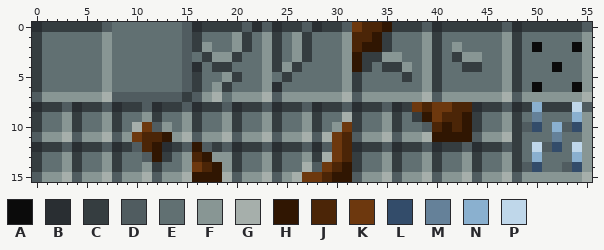
Pixel-art sprite -- images/Minifantasy_DungeonFloorTiles.png. Above: the version before the commit.
The file is 56x16 pixels.
Palette (. is transparent): A #0b0b0b  B #292e32  C #353d40  D #505c60  E #617072  F #889694  G #a6afab  H #301602  J #4b2507  K #6d380e  L #334c6a  M #658199  N #8ab0cf  P #bfd7ea
Pixels before, first column x 0:
 0 BCCCCCCDEEEEEEEDBCCCCDBDBCCDBCCDKJJHCCCDBCCCCCCDBCCCCCCD
 1 CEEEEEEFEEEEEEEDCEEEFCEFCEFCEEEFJJHCEEEFCEEEEEEFCEEEEEEF
 2 CEEEEEEFEEEEEEEDCFEEFCEFCEFCEEEFJHHCEEEFCEFEEEEFCEAEEEAF
 3 CEEEEEEFEEEEEEEDECFFCEEFCEFCEEEFHCCFFEEFCECFFEEFCEEEEEEF
 4 CEEEEEEFEEEEEEEDBECCEEEFCFCEEEEFHCECCFEFCEECCEEFCEEEAEEF
 5 CEEEEEEFEEEEEEEDCEEFCEEFECEEEEEFCEEEECEFCEEEEEEFCEEEEEEF
 6 CEEEEEEFEEEEEEEDCEFCEEEFBEEEEEEFCEEEEEEFCEEEEEEFCEAEEEAF
 7 DFFFFFFGDDDDDDDCDFGEFFFGDFFFFFFGDFFFFFFGDFFFFFFGDFFFFFFG
 8 BCCDBCCDBCCDBCCDBCCDBCCDBCCDBCCDBCCDBCKJKKJJBCCDBCNCCCPD
 9 CEEFCEEFCEEFCEEFCEEFCEEFCEEFCEEGCEEFCECHKJJHCEEFCEMEEENF
10 CEEFCEEFCEGKDFEFCEEFCEEFCEEFCEFKCEEFCEEDJHJHCEEFCDLENDLF
11 DFFGDFFGDFKJJHFGDFFGDFFGDFFGDGKJDFFGDFFGHHHHDFFGCEEEMEEF
12 BCCDBCCDBCDJHBCDHDCDBCCDBCCDBDKJBCCDBCCDBCCDBCCDCEPDLEPF
13 CEEFCEEFCEEDHCEFJHFFCEEFCEEFCGKJCEEFCEEFCEEFCEEFCENEEENF
14 CEEFCEEFCEEFCEEFKJHFCEEFCEEGDKJHCEEFCEEFCEEFCEEFCDLEEDLF
15 DFFGDFFGDFFGDFFGHHHGDFFGDFGKKJHHDFFGDFFGDFFGDFFGDFFFFFFG
The same view after the edit:
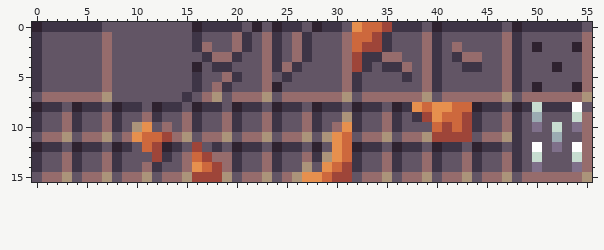
Commit message: Recolor dungeon tileset to match palette
Difference:
Colour B changes from #292e32 to #2e222f.
Colour C changes from #353d40 to #3e3546.
Colour E changes from #617072 to #625565.
Colour F changes from #889694 to #966c6c.
Colour G changes from #a6afab to #ab947a.
Colour H changes from #301602 to #9e4539.
Colour J changes from #4b2507 to #cd683d.
Colour K changes from #6d380e to #e6904e.
Colour L changes from #334c6a to #7f708a.
Colour M changes from #658199 to #9babb2.
Colour N changes from #8ab0cf to #c7dcd0.
Colour P changes from #bfd7ea to #ffffff.
Colour A gives way to colour B in row 2 at x 50 and 54; in row 4 at x 52; in row 6 at x 50 and 54.
Colour D gives way to colour E in row 0 at x 7, 15, 21, 23, 27, 31, 39, 47 and 55; in rows 1 to 6 at x 15; in row 7 at x 0, 8 to 14, 16, 24, 32, 40 and 48; in row 8 at x 3, 7, 11, 15, 19, 23, 27, 31, 35, 47 and 55; in row 10 at x 12, 39, 49 and 53; in row 11 at x 0, 4, 8, 16, 20, 24, 28, 32, 36 and 44.
Colour D gives way to colour E in row 12 at x 3, 7, 10, 15, 17, 19, 23, 27, 29, 35, 39, 43, 47 and 51; in row 13 at x 11; in row 14 at x 28, 49 and 53; in row 15 at x 0, 4, 8, 12, 20, 24, 32, 36, 40, 44 and 48.
Boxes around the changes in both pictures, in picture pixels (x1, y1, x2, y2):
changed: (32, 22, 592, 182)
